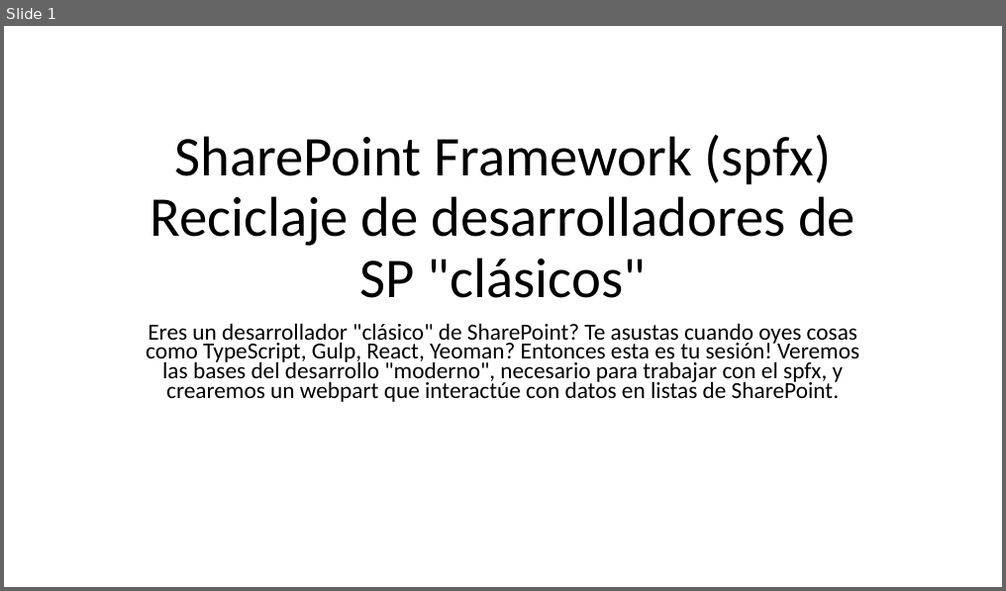
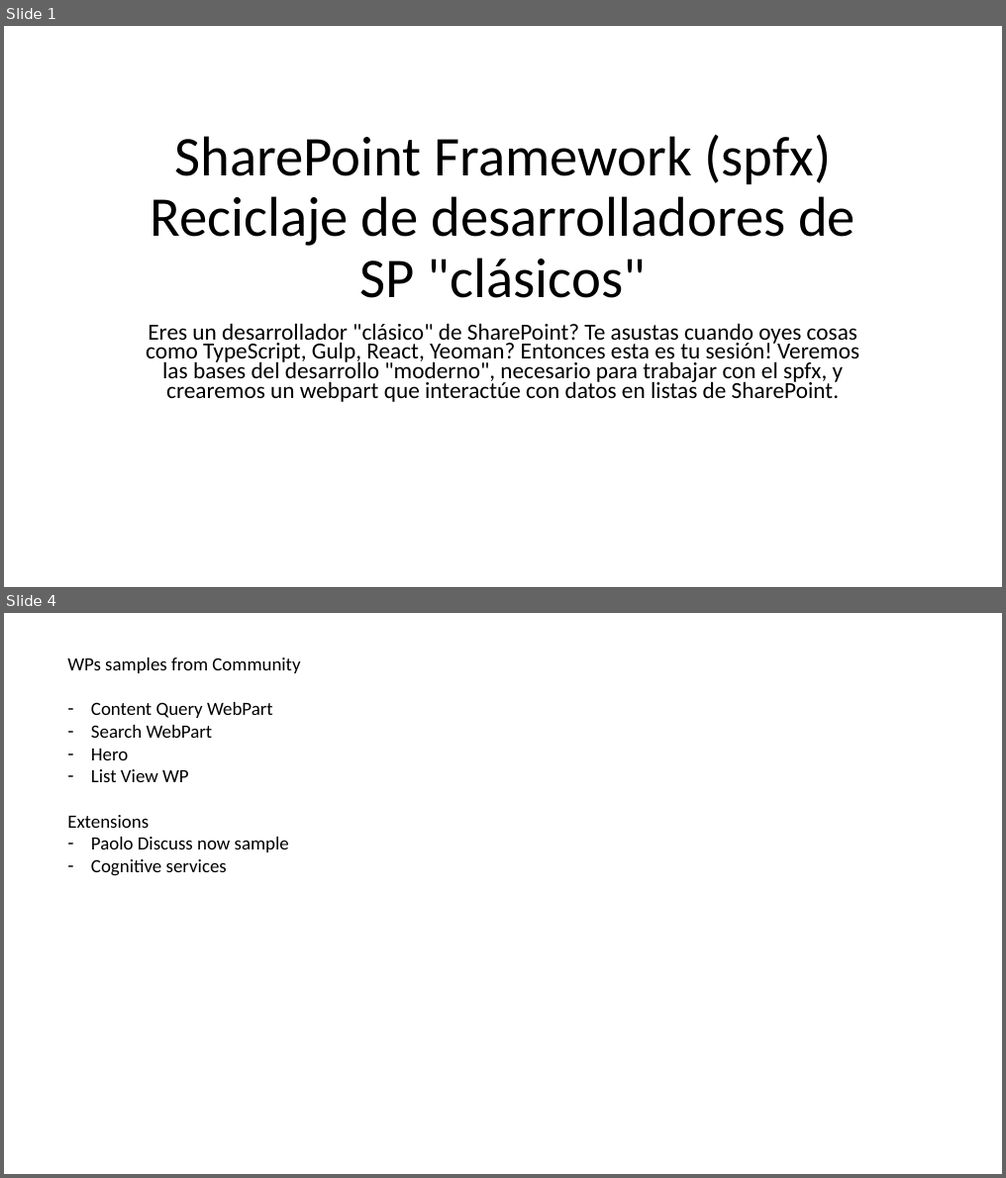
Before and after one commit to luismanez/sp-saturday-barcelona-2017, a slide deck: slides/spfx para classic devs.pptx. Shown one above the other, each under a label of ours: slide 1 before the commit, slides 1 and 4 after it; the slides between them are not shown. The pictures are 1006x591 and 1006x1178 pixels, drawn with LibreOffice and Linux fonts; fonts in the diff are those of the drawing. Boxes give left, top, right and bottom in pixels: in the first picture for what was removed or moved away, otherwise in the second. Text is boxed around its words. In the diff, an @@ line names an element or a change of style, - is before the commit and + after.

```diff
--- a/slides/spfx para classic devs.pptx
+++ b/slides/spfx para classic devs.pptx
@@ slide 4 added at [4,613,1002,1174], background #FFFFFF @@
@@ text added at [67,658,300,876], 18 pt, text #000000 @@
+WPs samples from Community
+– Content Query WebPart
+– Search WebPart
+– Hero
+– List View WP
+Extensions
+– Paolo Discuss now sample
+– Cognitive services
```
Also in this commit, not shown: 5 other slides added, 4 other files.
